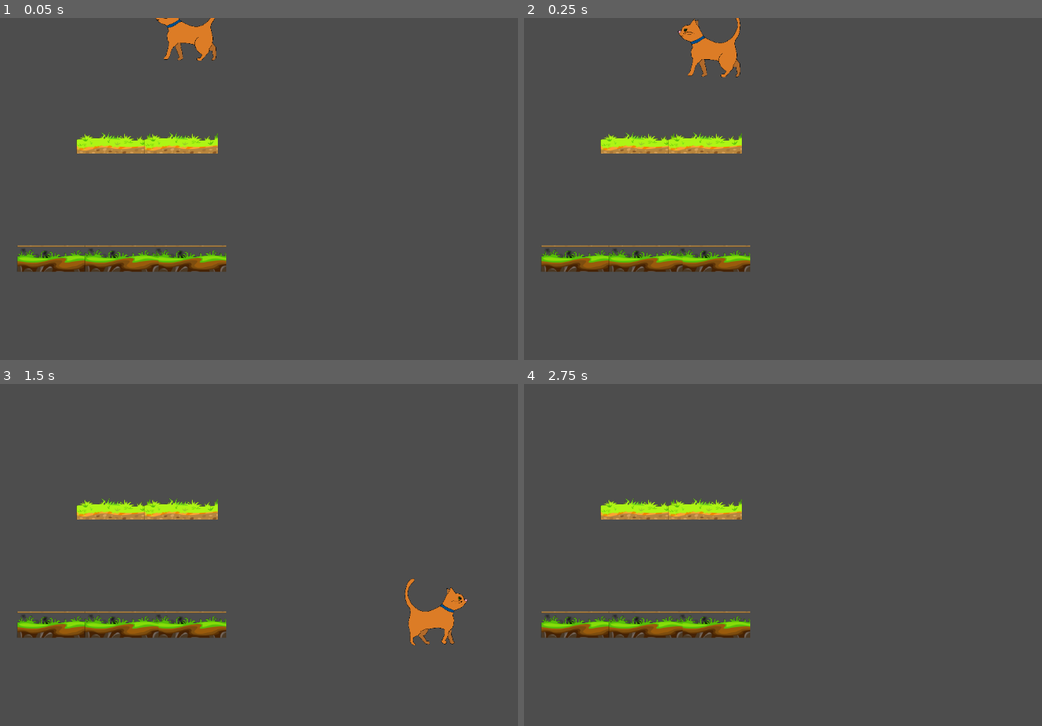
Above: before the commit, frames 1-4 (two rows, left to right).
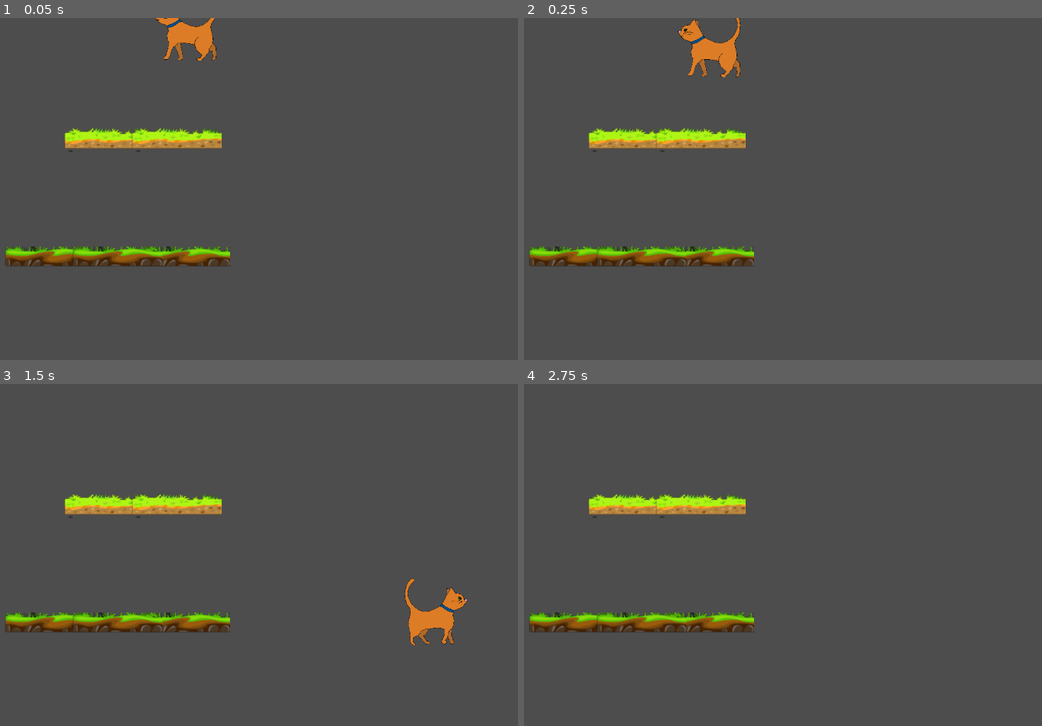
Above: after the commit, the same moments.

Repository: akarinari/GameProject
Game: Godot game, scene res://main_scene.tscn
Same seed, same stepped clock (60 frames per second), same inputs: the game is played once before the commit and once after it.
Inputs:
- Up to frame 1 (0.05 s): no input
- Up to frame 2 (0.25 s): no input
- Up to frame 3 (1.5 s): hold Right (ui_right) from 0.53 s (still down)
- Up to frame 4 (2.75 s): release Right (ui_right) at 2.03 s; hold Left (ui_left) from 2.03 s (still down)

The runs differ from the first frame. In frame 1, 4.9% of the frame differs, in the area x 1-45%, y 32-75%; in frame 2, 4.9%; in frame 3, 4.9%; in frame 4, 4.9%.

Commit message:
Add files via upload

Diff:
--- a/Game Project/tile_map.tscn
+++ b/Game Project/tile_map.tscn
@@ -2,44 +2,13 @@
 
 [ext_resource type="Texture2D" uid="uid://cqjw7etdako0" path="res://tileset.png" id="1_8tkuw"]
 
-[sub_resource type="PhysicsMaterial" id="PhysicsMaterial_qkktl"]
+[sub_resource type="PhysicsMaterial" id="PhysicsMaterial_vy5y3"]
 
 [sub_resource type="TileSetAtlasSource" id="TileSetAtlasSource_t6244"]
 texture = ExtResource("1_8tkuw")
-texture_region_size = Vector2i(160, 50)
-1:1/0 = 0
-1:1/0/physics_layer_0/linear_velocity = Vector2(0, 0)
-1:1/0/physics_layer_0/angular_velocity = 0.0
-1:2/0 = 0
-1:2/0/physics_layer_0/linear_velocity = Vector2(0, 0)
-1:2/0/physics_layer_0/angular_velocity = 0.0
-1:3/0 = 0
-1:3/0/physics_layer_0/linear_velocity = Vector2(0, 0)
-1:3/0/physics_layer_0/angular_velocity = 0.0
-1:4/0 = 0
-1:4/0/physics_layer_0/linear_velocity = Vector2(0, 0)
-1:4/0/physics_layer_0/angular_velocity = 0.0
-1:5/0 = 0
-1:5/0/physics_layer_0/linear_velocity = Vector2(0, 0)
-1:5/0/physics_layer_0/angular_velocity = 0.0
-1:6/0 = 0
-1:6/0/physics_layer_0/linear_velocity = Vector2(0, 0)
-1:6/0/physics_layer_0/angular_velocity = 0.0
-1:7/0 = 0
-1:7/0/physics_layer_0/linear_velocity = Vector2(0, 0)
-1:7/0/physics_layer_0/angular_velocity = 0.0
-1:8/0 = 0
-1:8/0/physics_layer_0/linear_velocity = Vector2(0, 0)
-1:8/0/physics_layer_0/angular_velocity = 0.0
-1:9/0 = 0
-1:9/0/physics_layer_0/linear_velocity = Vector2(0, 0)
-1:9/0/physics_layer_0/angular_velocity = 0.0
-1:10/0 = 0
-1:10/0/physics_layer_0/linear_velocity = Vector2(0, 0)
-1:10/0/physics_layer_0/angular_velocity = 0.0
-1:11/0 = 0
-1:11/0/physics_layer_0/linear_velocity = Vector2(0, 0)
-1:11/0/physics_layer_0/angular_velocity = 0.0
+margins = Vector2i(15, 15)
+separation = Vector2i(0, 5)
+texture_region_size = Vector2i(175, 45)
 0:8/0 = 0
 0:8/0/physics_layer_0/linear_velocity = Vector2(0, 0)
 0:8/0/physics_layer_0/angular_velocity = 0.0
@@ -68,14 +37,17 @@
 0:0/0/physics_layer_0/linear_velocity = Vector2(0, 0)
 0:0/0/physics_layer_0/angular_velocity = 0.0
 0:0/0/physics_layer_0/polygon_0/points = PackedVector2Array(79, 5, 79, 23, -59, 25, -59, 4)
+0:9/0 = 0
+0:9/0/physics_layer_0/linear_velocity = Vector2(0, 0)
+0:9/0/physics_layer_0/angular_velocity = 0.0
 
 [sub_resource type="TileSet" id="TileSet_2harg"]
 physics_layer_0/collision_layer = 1
-physics_layer_0/physics_material = SubResource("PhysicsMaterial_qkktl")
+physics_layer_0/physics_material = SubResource("PhysicsMaterial_vy5y3")
 sources/0 = SubResource("TileSetAtlasSource_t6244")
 
 [node name="TileMap" type="TileMap"]
 tile_set = SubResource("TileSet_2harg")
 collision_animatable = true
 format = 2
-layer_0/tile_data = PackedInt32Array(1835032, 0, 1, 1835040, 0, 1, 1835024, 0, 1, 917527, 0, 0, 917535, 0, 0)
+layer_0/tile_data = PackedInt32Array(1835032, 0, 1, 1835040, 0, 1, 1835024, 0, 1, 917527, 0, 0, 917535, 0, 0, 1310737, 65536, 1, 1310747, 65536, 1, 1310756, 65536, 1, 1310762, 65536, 1)
Not shown: 1 places in Game Project/final_boss.tscn that only renumber resources
